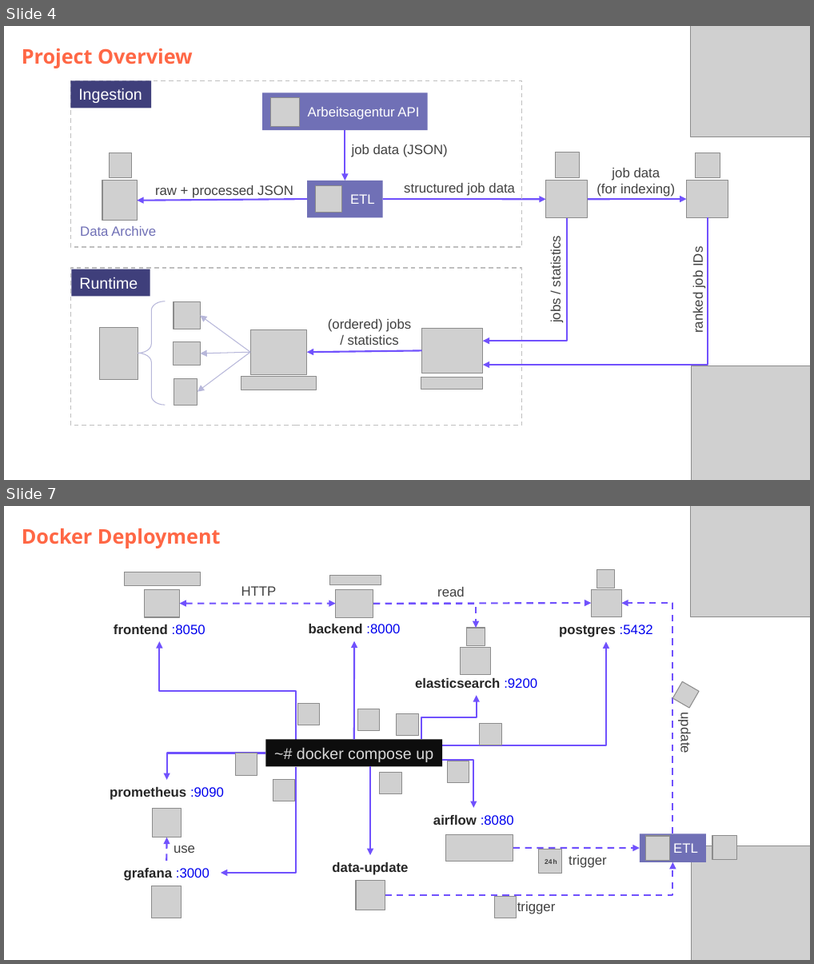
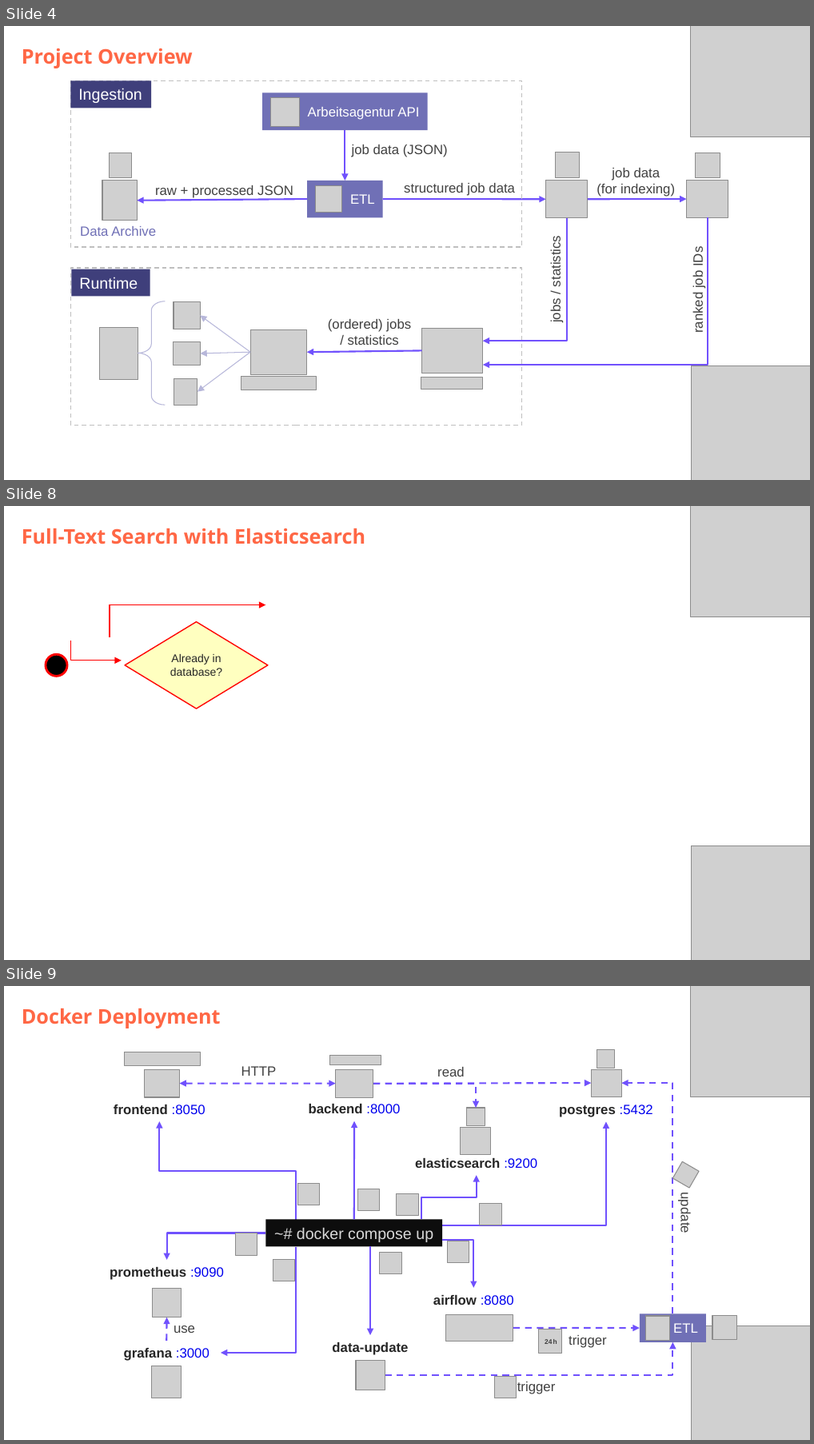
Before and after one commit to DataScientest-Studio/jun26bde-job-market, a slide deck: docs/defence/Defence.pptx. Shown one above the other, each under a label of ours: slides 4 and 7 before the commit, slides 4, 8 and 9 after it; the slides between them are not shown. The pictures are 814x964 and 814x1444 pixels, drawn with LibreOffice and Linux fonts; fonts in the diff are those of the drawing; grey boxes stand for pictures; background and template pictures are left out. Boxes give left, top, right and bottom in pixels: in the first picture for what was removed or moved away, otherwise in the second. Text is boxed around its words. In the diff, an @@ line names an element or a change of style, - is before the commit and + after.

```diff
--- a/docs/defence/Defence.pptx
+++ b/docs/defence/Defence.pptx
@@ slide 8 added at [4, 506, 810, 960], background #FFFFFF @@
@@ subtitle added at [22, 528, 366, 544], 18 pt, text #FF6745, bold @@
+Full-Text Search with Elasticsearch
@@ picture added at [691, 506, 810, 617] @@
@@ elbow arrow added from (110, 637) to (266, 605), #FF0000 1 pt @@
@@ diamond added at [125, 622, 268, 709], fill #FFFFC0, outline #FF0000 1 pt, 10 pt, text #262626 @@
+Already in database?
@@ elbow arrow added from (71, 640) to (122, 660), #FF0000 1 pt @@
@@ ellipse added at [46, 654, 68, 676], fill #000000, outline #FF0000 2 pt @@
@@ picture added at [691, 845, 810, 960] @@
@@ what was slide 7 is now slide 9 @@
```
Also in this commit, not shown: 4 slides changed, 6 other slides added, 2 slides removed, 8 other files.
